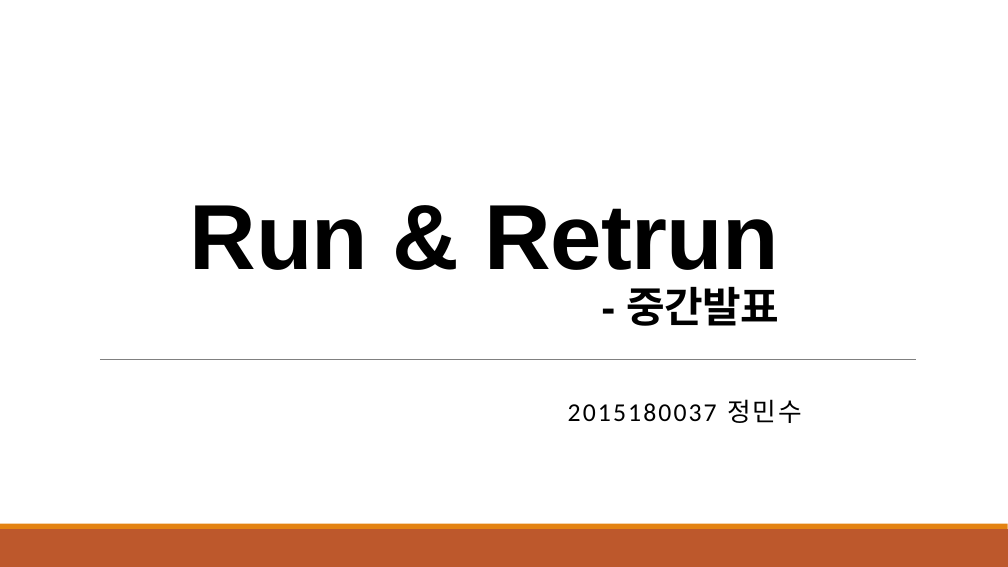
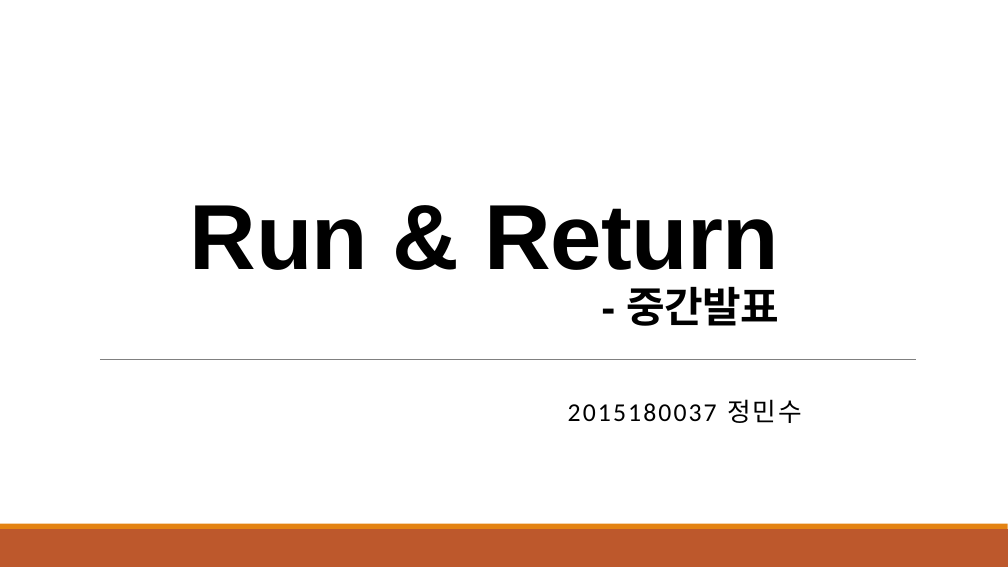
Before and after one commit to minlinea/2DGP_PROJECT, a slide deck: slide 1 of 2DGP_Project/ppt발표폴더/중간발표/Run & Retrun.pptx. Drawn at 1008x567 pixels with LibreOffice and Linux fonts; fonts in the diff are those of the drawing. Boxes give left, top, right and bottom in pixels: in the first picture for what was removed or moved away, otherwise in the second. Text is boxed around its words. In the diff, an @@ line names an element or a change of style, - is before the commit and + after.

```diff
--- a/2DGP_Project/ppt발표폴더/중간발표/Run & Retrun.pptx
+++ b/2DGP_Project/ppt발표폴더/중간발표/Run & Retrun.pptx
@@ title at (190,205,779,326): text changed @@
-Run & Retrun
-- 중간발표
+Run & Return
+- 중간발표
```
Also in this commit, not shown: 4 other files.
